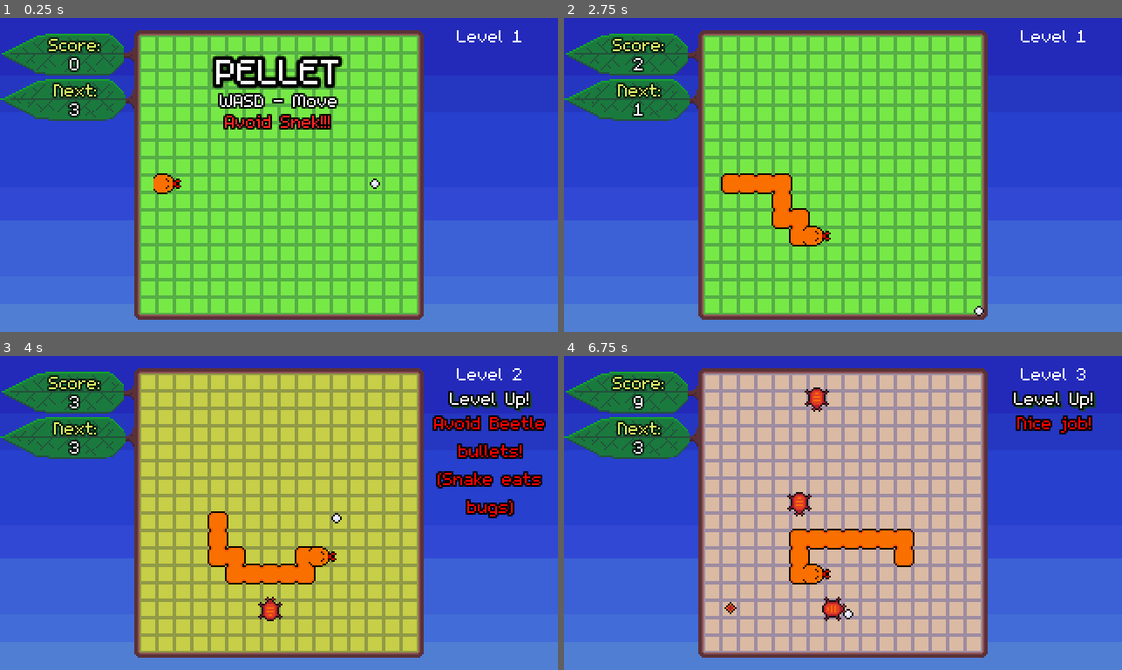
Above: before the commit, frames 1-4 (two rows, left to right).
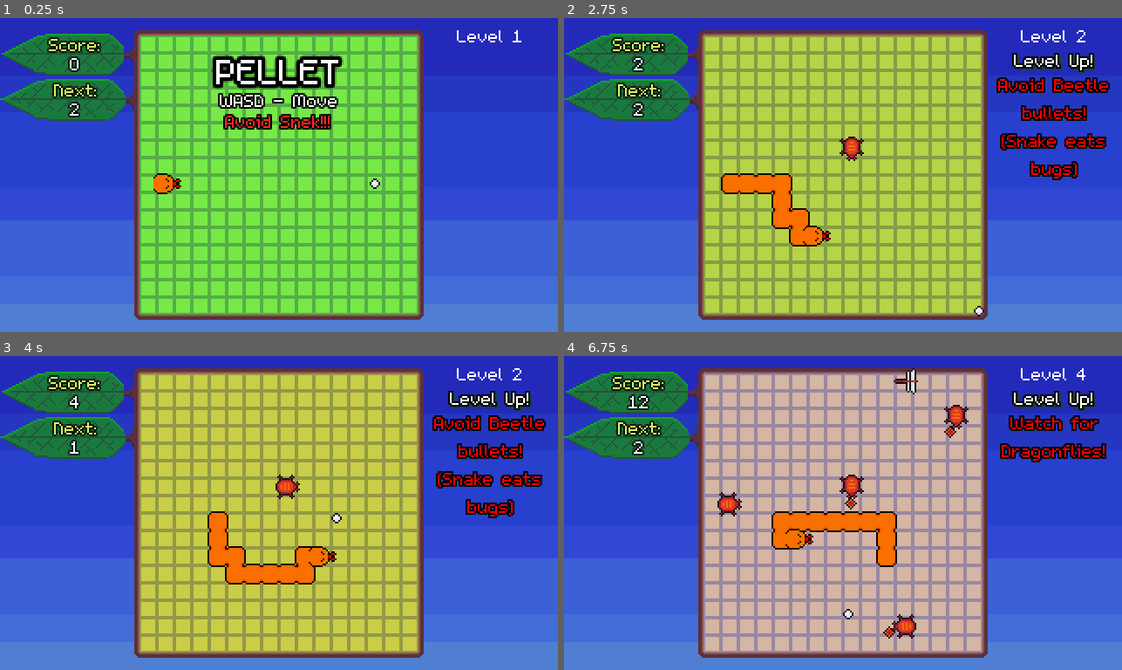
Above: after the commit, the same moments.

Repository: bdunko/Pellet
Game: Godot game, scene res://main.tscn
Two runs of this game, one before a commit and one after it. Both use one fixed random seed, a clock stepped at 60 frames per second and the inputs below.
Inputs:
- Up to frame 1 (0.25 s): no input
- Up to frame 2 (2.75 s): tap Enter at 0.5 s; hold D (right) 0.53-1.28 s; hold S (down) 1.28-2.03 s; hold D (right) from 2.03 s (still down)
- Up to frame 3 (4 s): release D (right) at 2.78 s; hold W (up) 2.78-3.53 s; hold A (left) from 3.53 s (still down)
- Up to frame 4 (6.75 s): release A (left) at 5.03 s; hold S (down) 5.03-5.78 s; hold D (right) 5.78-6.53 s; hold W (up) from 6.53 s (still down)

The runs differ from the first frame. In frame 1, less than 0.1% of the frame differs, in the area x 12-15%, y 28-32%; in frame 2, 46%, in the area x 12-98%, y 3-95%; in frame 3, 0.6%; in frame 4, 6.9%.

Commit message:
bullet speed

Diff:
--- a/beetle.gd
+++ b/beetle.gd
@@ -28,7 +28,7 @@
 
 		var pellet_pos = get_parent().get_parent().find_child("Pellet").position
 		var direction = Vector2(pellet_pos.x - position.x, pellet_pos.y - position.y).normalized()
-		bullet.setup(position, direction, BULLET_SPEED, self)
+		bullet.setup(position, direction, BULLET_SPEED * get_parent().get_parent().bullet_speed_multiplier, self)
 		bullet.position = position
 		get_parent().get_parent().find_child("Bullets").add_child(bullet)
 
--- a/main.gd
+++ b/main.gd
@@ -3,6 +3,10 @@
 enum State {
 	WAITING, PLAYING, DEAD
 }
+
+const DEFAULT_BULLET_SPEED = 1
+const FAST_BULLET_SPEED = 1.5
+var bullet_speed_multiplier = DEFAULT_BULLET_SPEED
 
 var state = State.WAITING
 var highscore = 0
@@ -31,11 +35,11 @@
 
 #                    0,  1   2   3   4   5   6   7   8   9   10  11, 12
 #                    -1  5  15  15 15 20 20 20 25 25 25 30 30
-const LEVEL_TIMES = [-1, 3, 3, 3, 3, 3, 3, 3, 2, 3, 3, 3, 3]
+const LEVEL_TIMES = [-1, 2, 2, 2, 2, 2, 2, 2, 2, 2, 2, 2, 2, 2]
 var MAX_LEVEL = LEVEL_TIMES.size()
 var MAX_LEVEL_TIME = 40
 
-var GRID_COLORS = [null, Color(119/255.0, 233/255.0, 71/255.0), Color(202/255.0, 205/255.0, 71/255.0), Color(222/255.0, 181/255.0, 190/255.0),
+var GRID_COLORS = [null, Color(119/255.0, 233/255.0, 71/255.0), Color(202/255.0, 205/255.0, 71/255.0), Color(181/255.0, 181/255.0, 71/255.0), Color(222/255.0, 181/255.0, 190/255.0),
 Color(113/255.0, 225/255.0, 155/255.0), Color(234/255.0, 226/255.0, 155/255.0), Color(203/255.0, 105/255.0, 145/255.0),
 Color(231/255.0, 121/255.0, 41/255.0), Color(100/255.0, 28/255.0, 55/255.0), Color(56/255.0, 134/255.0, 170/255.0),
 Color(106/255.0, 88/255.0, 225/255.0), Color(255/255.0, 190/255.0, 62/255.0), Color(0, 0, 0)]
@@ -130,9 +134,12 @@
 
 func _ready():
 	assert(LEVEL_TIMES.size() == GRID_COLORS.size())
+	assert(LEVEL_TIMES.size() == NEXT_LEVEL_TIPS.size())
 	_update_level()
 	$NextLevelInfo.visible = false
 	$Grid.self_modulate = grid_color
+
+var spider_enabled = false
 
 func _update_level():
 	$NextLevelInfo.visible = true
@@ -164,7 +171,7 @@
 		$Sky.next_sky() # day
 		$Snakes/Snake.speed_up()
 	elif level == 6: # spider
-		pass # handled below
+		spider_enabled = true
 	elif level == 7: # hornet
 		_spawn_enemy(HORNET, HORNET_SPAWN)
 		forced_spawns = 1
@@ -173,7 +180,7 @@
 		forced_spawns = 2
 		pass
 	elif level == 9: # bullet speed
-		pass
+		bullet_speed_multiplier = FAST_BULLET_SPEED
 	elif level == 10: # butterfly
 		forced_spawns = 2
 		spawn_count += 1 #5
@@ -195,7 +202,7 @@
 			spawn_count += 1
 	if level >= 2:
 		_spawn_rand_enemies(spawn_count - forced_spawns)
-	if level >= 6:
+	if spider_enabled:
 		for i in ceil(spawn_count/5.0):
 			_spawn_enemy(SPIDER, SPIDER_SPAWN)
 
@@ -249,6 +256,8 @@
 		$Snakes/Snake2.queue_free()
 	for bullet in $Bullets.get_children():
 		bullet.queue_free()
+	spider_enabled = false
+	bullet_speed_multiplier = DEFAULT_BULLET_SPEED
 
 func _on_pellet_moved():
 	if state == State.WAITING:
--- a/snake.gd
+++ b/snake.gd
@@ -30,7 +30,7 @@
 var free_segments = FREE_SEGMENTS_MAX
 
 @onready var BASE_SPEED = $Timer.wait_time
-const MORE_SPEED = 0.175
+const MORE_SPEED = 0.18
 
 class Pair:
 	var pos: Vector2
--- a/snake.tscn
+++ b/snake.tscn
@@ -34,7 +34,7 @@
 shape = SubResource("CapsuleShape2D_pvxa7")
 
 [node name="Timer" type="Timer" parent="."]
-wait_time = 0.25
+wait_time = 0.26
 autostart = true
 
 [node name="PoisonTimer" type="Timer" parent="."]
